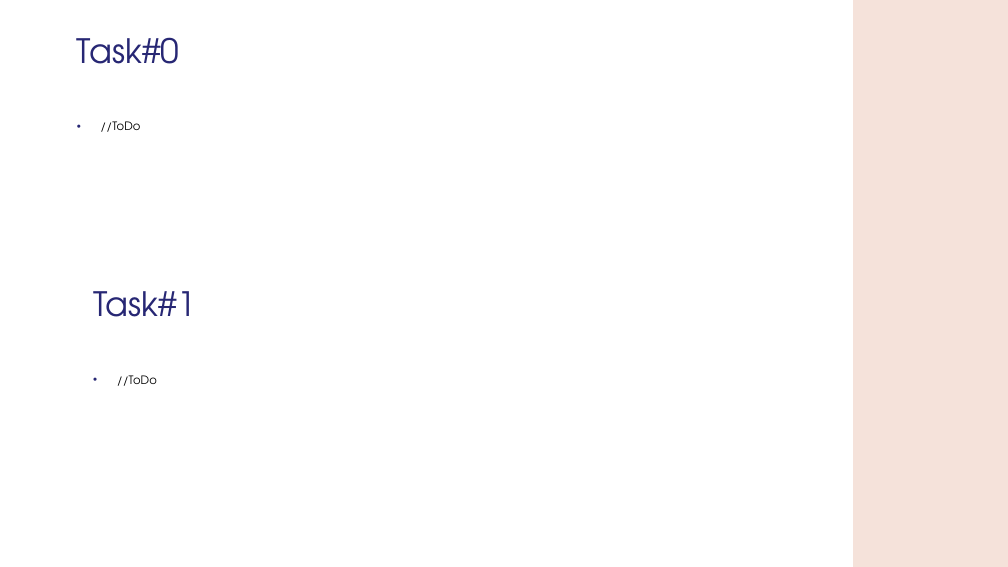
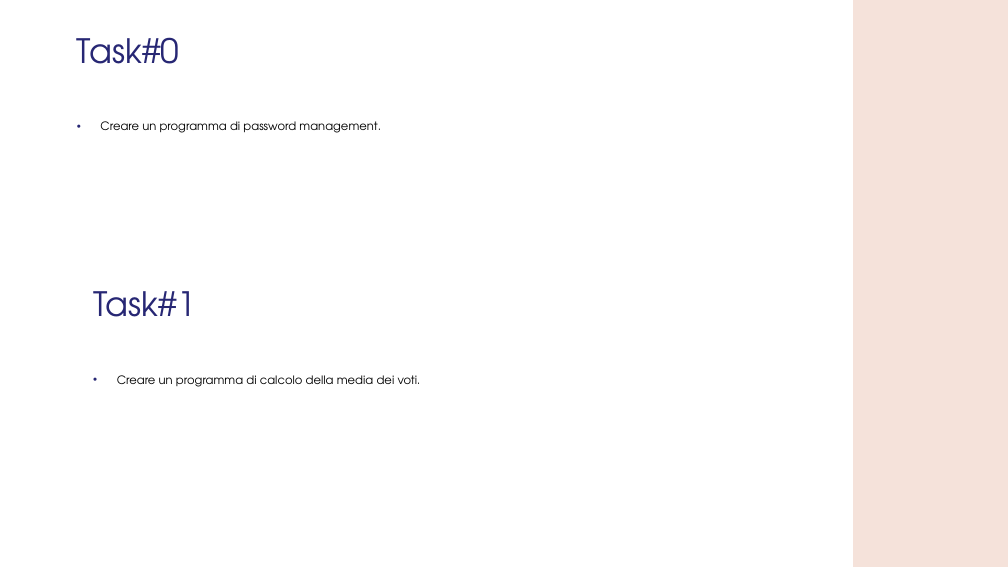
Before and after one commit to GMATZEU42/WS, a slide deck: slide 16 of WS03/WS_3.odp. Drawn at 1008x567 pixels with LibreOffice and Linux fonts; fonts in the diff are those of the drawing; background and template pictures are left out. Boxes give left, top, right and bottom in pixels: in the first picture for what was removed or moved away, otherwise in the second. Text is boxed around its words. In the diff, an @@ line names an element or a change of style, - is before the commit and + after.

```diff
--- a/WS03/WS_3.odp
+++ b/WS03/WS_3.odp
@@ text at (100,121,381,133): text changed @@
-• //ToDo
+• Creare un programma di password management.
@@ text at (117,375,421,387): text changed @@
-• //ToDo
+• Creare un programma di calcolo della media dei voti.
```
Also in this commit, not shown: 1 other slide changed, 1 other file.
